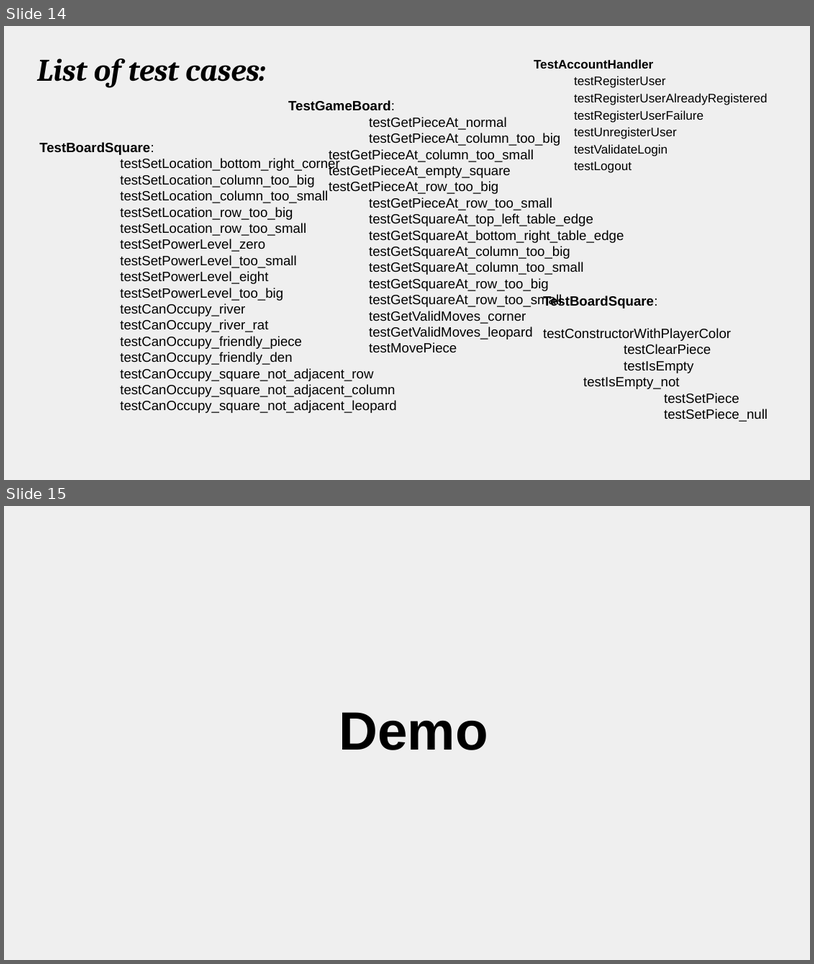
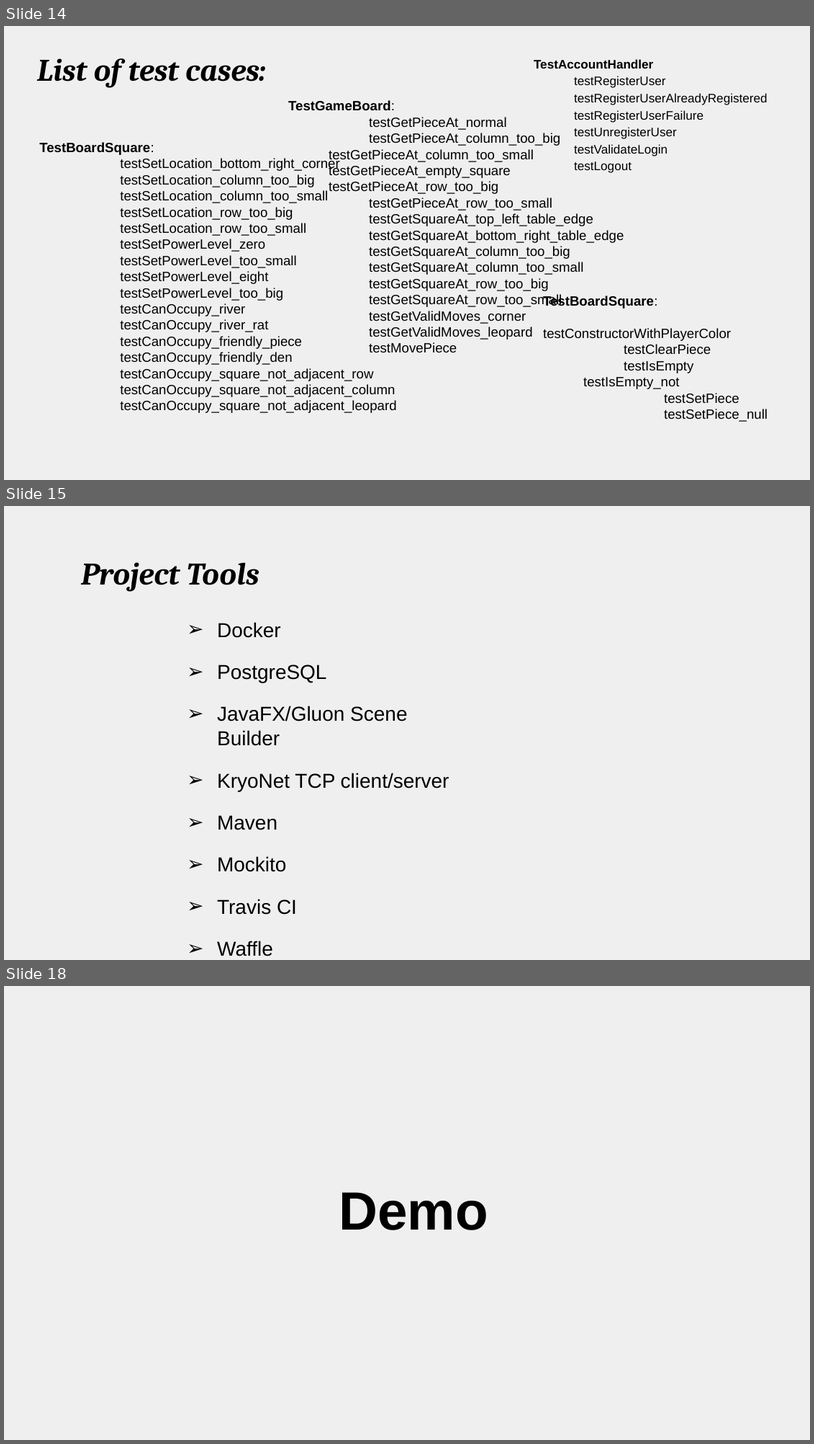
Before and after one commit to amgunden/cs414-f17-301-chessire-coders, a slide deck: documentation/P3 Presentation.pptx. Shown one above the other, each under a label of ours: slides 14 and 15 before the commit, slides 14, 15 and 18 after it; the slides between them are not shown. The pictures are 814x964 and 814x1444 pixels, drawn with LibreOffice and Linux fonts; fonts in the diff are those of the drawing. Boxes give left, top, right and bottom in pixels: in the first picture for what was removed or moved away, otherwise in the second. Text is boxed around its words. In the diff, an @@ line names an element or a change of style, - is before the commit and + after.

```diff
--- a/documentation/P3 Presentation.pptx
+++ b/documentation/P3 Presentation.pptx
@@ slide 15 added at (x1=4, y1=506, x2=810, y2=960), background #EFEFEF @@
@@ title added at (x1=81, y1=562, x2=260, y2=592), 28 pt, text #000000, bold, italic @@
+Project Tools
@@ text added at (x1=217, y1=622, x2=450, y2=956), 18 pt, text #000000 @@
+➢ Docker
+➢ PostgreSQL
+➢ JavaFX/Gluon Scene Builder
+➢ KryoNet TCP client/server
+➢ Maven
+➢ Mockito
+➢ Travis CI
+➢ Waffle
+➢ Eclipse
@@ what was slide 15 is now slide 18 @@
```
Also in this commit, not shown: 6 slides changed, 2 other slides added, 1 other file.
